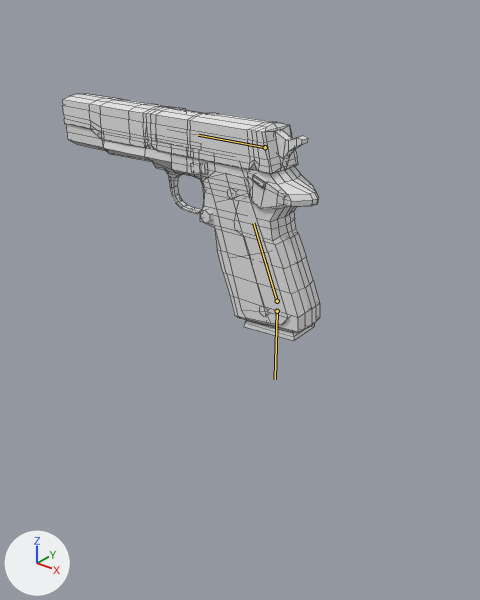
The FBX model Assets/Models/Guns/Colt M1911/m1911.fbx: old version first, new version second.
Both versions are drawn from a 50 mm camera at (0.362, -0.502, 0.294) aimed at (-0.049, 0.011, -0.024). Arrows for +X, +Y and +Z are at lower left; the lights stay in place. The bones that bend it are drawn over the model as lines. Mesh edges are drawn as thin lines.

Names of what the first picture shows: '1911'.
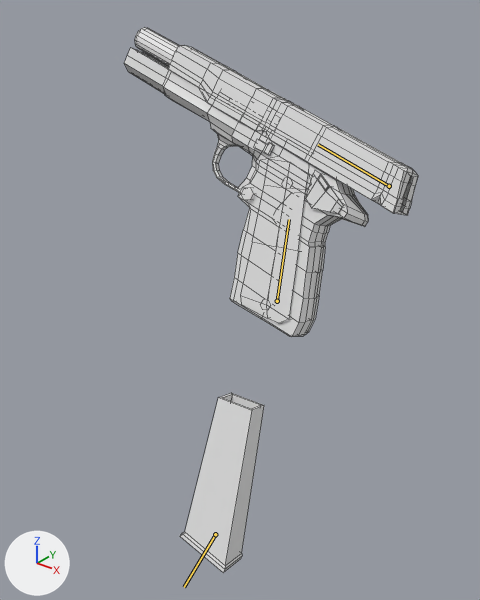
The newer file adds an action. The first version stands in its rest pose; the second is drawn at frame 16 of the action '1911_armature|1911_armature|1911_armature|reload_1911|1911_armature|reload_19'.

The change in detail:
Bone 'Root' (bone_root) turns from (0, 0, 0) to (-18, 7, -20) degrees about its own x, y and z.
Bone 'Magazine' (bone_magazine) moves from (0.0, 0.0, 0.0) to (1.042, 3.763, 0.0).
Bone 'Slide' (bone_slide) moves from (0.0, 0.0, 0.0) to (0.0, -0.905, 0.005).

Pixel boxes [x1, y1, x2, y2] of what changed, in the pictures (480 x 600 px):
'1911', posed (14% wider, 120% taller)
    before: [62, 94, 320, 341]
    after: [124, 27, 418, 572]
bone 'Root', root to tip
    before: (277, 301) to (253, 223)
    after: (277, 301) to (289, 219)
bone 'Magazine', root to tip
    before: (277, 311) to (275, 379)
    after: (215, 534) to (184, 587)
bone 'Slide', root to tip
    before: (265, 147) to (198, 135)
    after: (389, 186) to (318, 144)
